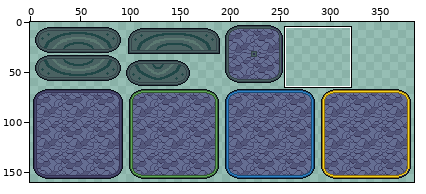
Sprite sheet -- tilesets/resources_carpet.png. Above: a wide view before the commit, with the close-up outlined.
Close-up. Before the edit:
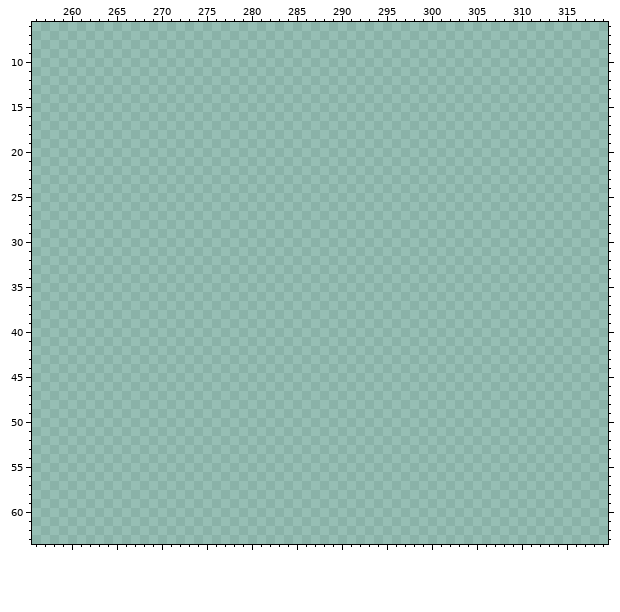
The file is 384x160 pixels. Shown: x 256..319, y 6..63.
Palette (. is transparent): 
Pixels before (only the part around the change), first column x 256:
 6 ................................................................
 7 ................................................................
 8 ................................................................
 9 ................................................................
10 ................................................................
11 ................................................................
12 ................................................................
13 ................................................................
14 ................................................................
15 ................................................................
16 ................................................................
17 ................................................................
18 ................................................................
19 ................................................................
20 ................................................................
21 ................................................................
22 ................................................................
23 ................................................................
24 ................................................................
25 ................................................................
26 ................................................................
27 ................................................................
28 ................................................................
29 ................................................................
30 ................................................................
31 ................................................................
32 ................................................................
33 ................................................................
34 ................................................................
35 ................................................................
36 ................................................................
37 ................................................................
38 ................................................................
39 ................................................................
40 ................................................................
41 ................................................................
42 ................................................................
43 ................................................................
44 ................................................................
45 ................................................................
46 ................................................................
47 ................................................................
48 ................................................................
49 ................................................................
50 ................................................................
51 ................................................................
52 ................................................................
53 ................................................................
54 ................................................................
55 ................................................................
56 ................................................................
57 ................................................................
58 ................................................................
59 ................................................................
60 ................................................................
61 ................................................................
62 ................................................................
63 ................................................................
Now the later version:
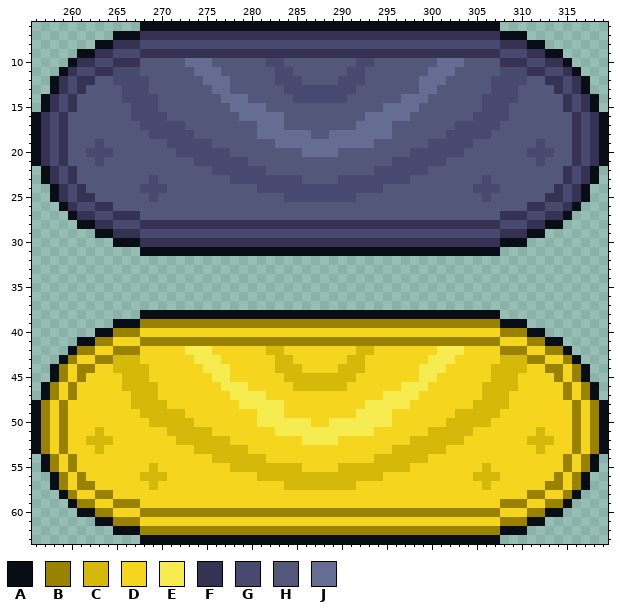
Colours new in this view: A #080d16  B #998200  C #d6b80a  D #f5d51e  E #f7ec4f  F #353254  G #47496e  H #53577a  J #656e92
Diff:
Changed rows in their new state; - is an unchanged pixel.
first column x 256:
 6 ------------AAAAAAAAAAAAAAAAAAAAAAAAAAAAAAAAAAAAAAAA------------
 7 ---------AAAFFFFFFFFFFFFFFFFFFFFFFFFFFFFFFFFFFFFFFFFAAA---------
 8 -------AAFFFGGGGGGGGGGGGGGGGGGGGGGGGGGGGGGGGGGGGGGGGFFFAA-------
 9 -----AAFFGGGFFFFFFFFFFFFFFFFFFFFFFFFFFFFFFFFFFFFFFFFGGGFFAA-----
10 ----AFFGGFFFHHHHHJJJHHHHHHGGHHHHHHHHGGHHHHHHHJJJHHHHFFFGGFFA----
11 ---AFGGFFGGGHHHHHHJJJHHHHHHGGHHHHHHGGHHHHHHHJJJHHHHHGGGFFGGFA---
12 --AFGFFHHGGGGHHHHHHJJJHHHHHGGGHHHHGGGHHHHHHJJJHHHHHGGGGHHFFGFA--
13 --AFGFHHHHGGGHHHHHHHJJHHHHHHGGGGGGGGHHHHHHHJJHHHHHHGGGHHHHFGFA--
14 -AFGFHHHHHGGGGHHHHHHHJJJHHHHHGGGGGGHHHHHHJJJHHHHHHGGGGHHHHHFGFA-
15 -AFGFHHHHHHGGGHHHHHHHHJJJJHHHHHHHHHHHHHJJJJHHHHHHHGGGHHHHHHFGFA-
16 AFGFHHHHHHHGGGGHHHHHHHHJJJJJHHHHHHHHHJJJJJHHHHHHHGGGGHHHHHHHFGFA
17 AFGFHHHHHHHHGGGGGHHHHHHHHJJJHHHHHHHHJJJJHHHHHHHGGGGGHHHHHHHHFGFA
18 AFGFHHHHHHHHHGGGGGHHHHHHHJJJJJJHHJJJJJJJHHHHHHGGGGGHHHHHHHHHFGFA
19 AFGFHHHGHHHHHHHGGGGGHHHHHHHJJJJJJJJJJJHHHHHHGGGGGHHHHHHHGHHHFGFA
20 AFGFHHGGGHHHHHHHGGGGGGHHHHHHHHJJJJHHHHHHHHGGGGGGHHHHHHHGGGHHFGFA
21 AFGFHHHGHHHHHHHHHHGGGGGGHHHHHHHHHHHHHHHHGGGGGGHHHHHHHHHHGHHHFGFA
22 -AFGFHHHHHHHHHHHHHHHGGGGGGHHHHHHHHHHHHGGGGGGHHHHHHHHHHHHHHHFGFA-
23 -AFGFHHHHHHHHGHHHHHHHHGGGGGGGGHHHHGGGGGGGGHHHHHHHHGHHHHHHHHFGFA-
24 --AFGFHHHHHHGGGHHHHHHHHHHGGGGGGGGGGGGGGHHHHHHHHHHGGGHHHHHHFGFA--
25 --AFGFFHHHHHHGHHHHHHHHHHHHHHGGGGGGGGHHHHHHHHHHHHHHGHHHHHHFFGFA--
26 ---AFGGFFHHHHHHHHHHHHHHHHHHHHHHHHHHHHHHHHHHHHHHHHHHHHHHFFGGFA---
27 ----AFFGGFFFHHHHHHHHHHHHHHHHHHHHHHHHHHHHHHHHHHHHHHHHFFFGGFFA----
28 -----AAFFGGGFFFFFFFFFFFFFFFFFFFFFFFFFFFFFFFFFFFFFFFFGGGFFAA-----
29 -------AAFFFGGGGGGGGGGGGGGGGGGGGGGGGGGGGGGGGGGGGGGGGFFFAA-------
30 ---------AAAFFFFFFFFFFFFFFFFFFFFFFFFFFFFFFFFFFFFFFFFAAA---------
31 ------------AAAAAAAAAAAAAAAAAAAAAAAAAAAAAAAAAAAAAAAA------------
first column x 256:
38 ------------AAAAAAAAAAAAAAAAAAAAAAAAAAAAAAAAAAAAAAAA------------
39 ---------AAABBBBBBBBBBBBBBBBBBBBBBBBBBBBBBBBBBBBBBBBAAA---------
40 -------AABBBDDDDDDDDDDDDDDDDDDDDDDDDDDDDDDDDDDDDDDDDBBBAA-------
41 -----AABBDDDBBBBBBBBBBBBBBBBBBBBBBBBBBBBBBBBBBBBBBBBDDDBBAA-----
42 ----ABBDDBBBDDDDDEEEDDDDDDCCDDDDDDDDCCDDDDDDDEEEDDDDBBBDDBBA----
43 ---ABDDBBCCCDDDDDDEEEDDDDDDCCDDDDDDCCDDDDDDDEEEDDDDDCCCBBDDBA---
44 --ABDBBDDCCCCDDDDDDEEEDDDDDCCCDDDDCCCDDDDDDEEEDDDDDCCCCDDBBDBA--
45 --ABDBDDDDCCCDDDDDDDEEDDDDDDCCCCCCCCDDDDDDDEEDDDDDDCCCDDDDBDBA--
46 -ABDBDDDDDCCCCDDDDDDDEEEDDDDDCCCCCCDDDDDDEEEDDDDDDCCCCDDDDDBDBA-
47 -ABDBDDDDDDCCCDDDDDDDDEEEEDDDDDDDDDDDDDEEEEDDDDDDDCCCDDDDDDBDBA-
48 ABDBDDDDDDDCCCCDDDDDDDDEEEEEDDDDDDDDDEEEEEDDDDDDDCCCCDDDDDDDBDBA
49 ABDBDDDDDDDDCCCCCDDDDDDDDEEEDDDDDDDDEEEEDDDDDDDCCCCCDDDDDDDDBDBA
50 ABDBDDDDDDDDDCCCCCDDDDDDDEEEEEEDDEEEEEEEDDDDDDCCCCCDDDDDDDDDBDBA
51 ABDBDDDCDDDDDDDCCCCCDDDDDDDEEEEEEEEEEEDDDDDDCCCCCDDDDDDDCDDDBDBA
52 ABDBDDCCCDDDDDDDCCCCCCDDDDDDDDEEEEDDDDDDDDCCCCCCDDDDDDDCCCDDBDBA
53 ABDBDDDCDDDDDDDDDDCCCCCCDDDDDDDDDDDDDDDDCCCCCCDDDDDDDDDDCDDDBDBA
54 -ABDBDDDDDDDDDDDDDDDCCCCCCDDDDDDDDDDDDCCCCCCDDDDDDDDDDDDDDDBDBA-
55 -ABDBDDDDDDDDCDDDDDDDDCCCCCCCCDDDDCCCCCCCCDDDDDDDDCDDDDDDDDBDBA-
56 --ABDBDDDDDDCCCDDDDDDDDDDCCCCCCCCCCCCCCDDDDDDDDDDCCCDDDDDDBDBA--
57 --ABDBBDDDDDDCDDDDDDDDDDDDDDCCCCCCCCDDDDDDDDDDDDDDCDDDDDDBBDBA--
58 ---ABDDBBDDDDDDDDDDDDDDDDDDDDDDDDDDDDDDDDDDDDDDDDDDDDDDBBDDBA---
59 ----ABBDDBBBDDDDDDDDDDDDDDDDDDDDDDDDDDDDDDDDDDDDDDDDBBBDDBBA----
60 -----AABBDDDBBBBBBBBBBBBBBBBBBBBBBBBBBBBBBBBBBBBBBBBDDDBBAA-----
61 -------AABBBDDDDDDDDDDDDDDDDDDDDDDDDDDDDDDDDDDDDDDDDBBBAA-------
62 ---------AAABBBBBBBBBBBBBBBBBBBBBBBBBBBBBBBBBBBBBBBBAAA---------
63 ------------AAAAAAAAAAAAAAAAAAAAAAAAAAAAAAAAAAAAAAAA------------
Boxes around the changes in both close-ups, in picture pixels (x1, y1, x2, y2):
added: (32, 22, 608, 256)
added: (32, 310, 608, 544)
